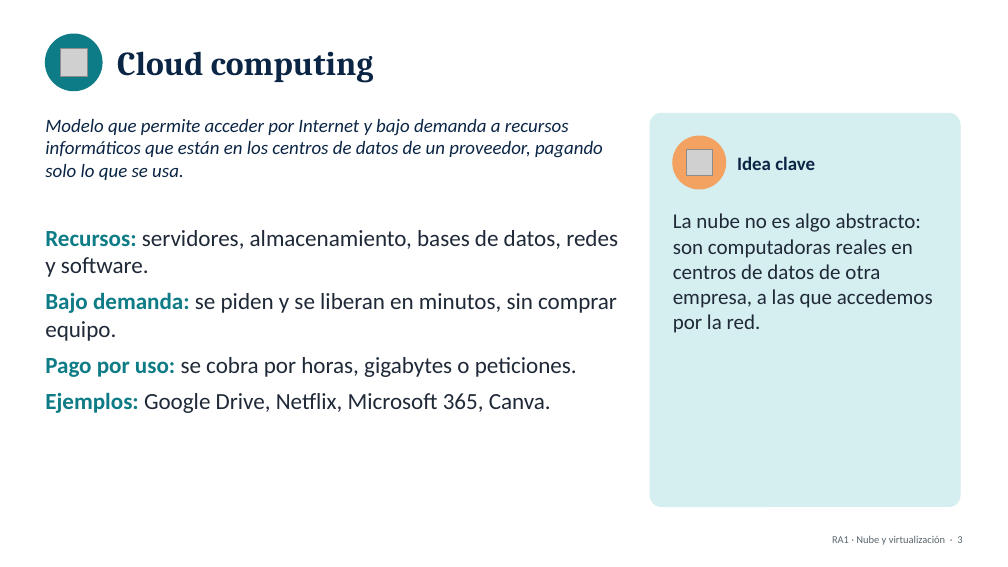
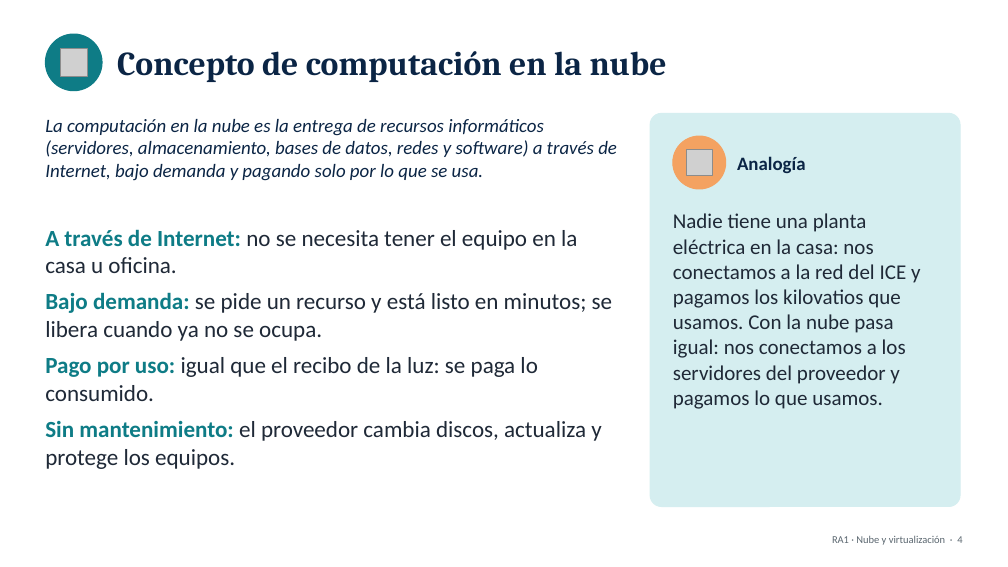
Before and after one commit to HrndzEricka/CABANA, a slide deck: slide 5 of 11-3/presentaciones/RA1_Nube_y_Virtualizacion.pptx (slide 4 before the commit). Drawn at 1008x567 pixels with LibreOffice and Linux fonts; fonts in the diff are those of the drawing; grey boxes stand for pictures. Boxes give left, top, right and bottom in pixels: in the first picture for what was removed or moved away, otherwise in the second. Text is boxed around its words. In the diff, an @@ line names an element or a change of style, - is before the commit and + after.

```diff
--- a/11-3/presentaciones/RA1_Nube_y_Virtualizacion.pptx
+++ b/11-3/presentaciones/RA1_Nube_y_Virtualizacion.pptx
@@ text at <box>117,51,667,82</box>: text changed @@
-Cloud computing
+Concepto de computación en la nube
@@ text at <box>45,119,617,181</box>: text changed @@
-Modelo que permite acceder por Internet y bajo demanda a recursos informáticos que están en los centros de datos de un proveedor, pagando solo lo que se usa.
+La computación en la nube es la entrega de recursos informáticos (servidores, almacenamiento, bases de datos, redes y software) a través de Internet, bajo demanda y pagando solo por lo que se usa.
@@ text at <box>737,156,806,173</box>: text changed @@
-Idea clave
+Analogía
@@ text at <box>45,229,612,469</box>: text changed @@
-• Recursos: servidores, almacenamiento, bases de datos, redes y software.
-• Bajo demanda: se piden y se liberan en minutos, sin comprar equipo.
-• Pago por uso: se cobra por horas, gigabytes o peticiones.
-• Ejemplos: Google Drive, Netflix, Microsoft 365, Canva.
+• A través de Internet: no se necesita tener el equipo en la casa u oficina.
+• Bajo demanda: se pide un recurso y está listo en minutos; se libera cuando ya no se ocupa.
+• Pago por uso: igual que el recibo de la luz: se paga lo consumido.
+• Sin mantenimiento: el proveedor cambia discos, actualiza y protege los equipos.
@@ text at <box>673,213,920,409</box>: text changed @@
-La nube no es algo abstracto: son computadoras reales en centros de datos de otra empresa, a las que accedemos por la red.
+Nadie tiene una planta eléctrica en la casa: nos conectamos a la red del ICE y pagamos los kilovatios que usamos. Con la nube pasa igual: nos conectamos a los servidores del proveedor y pagamos lo que usamos.
@@ text at <box>832,536,962,545</box>: text changed @@
-RA1 · Nube y virtualización · 3
+RA1 · Nube y virtualización · 4
```
Also in this commit, not shown: 26 other slides changed, 30 slides added, 5 slides removed, 4 other files.
